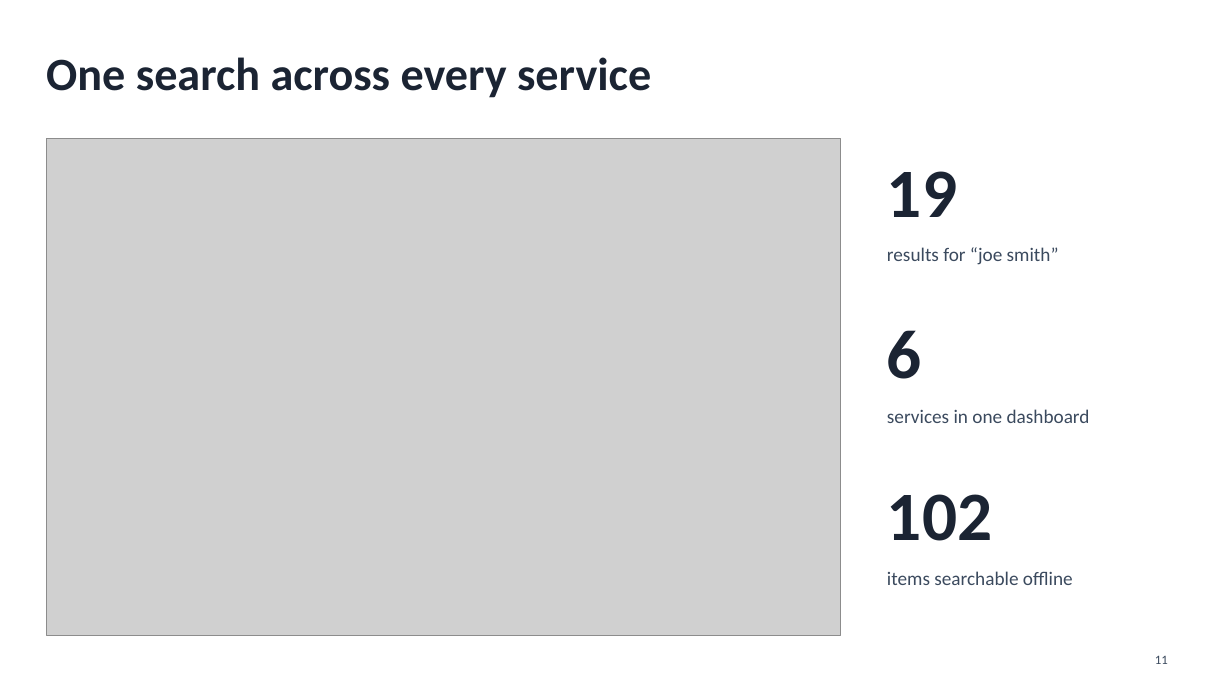
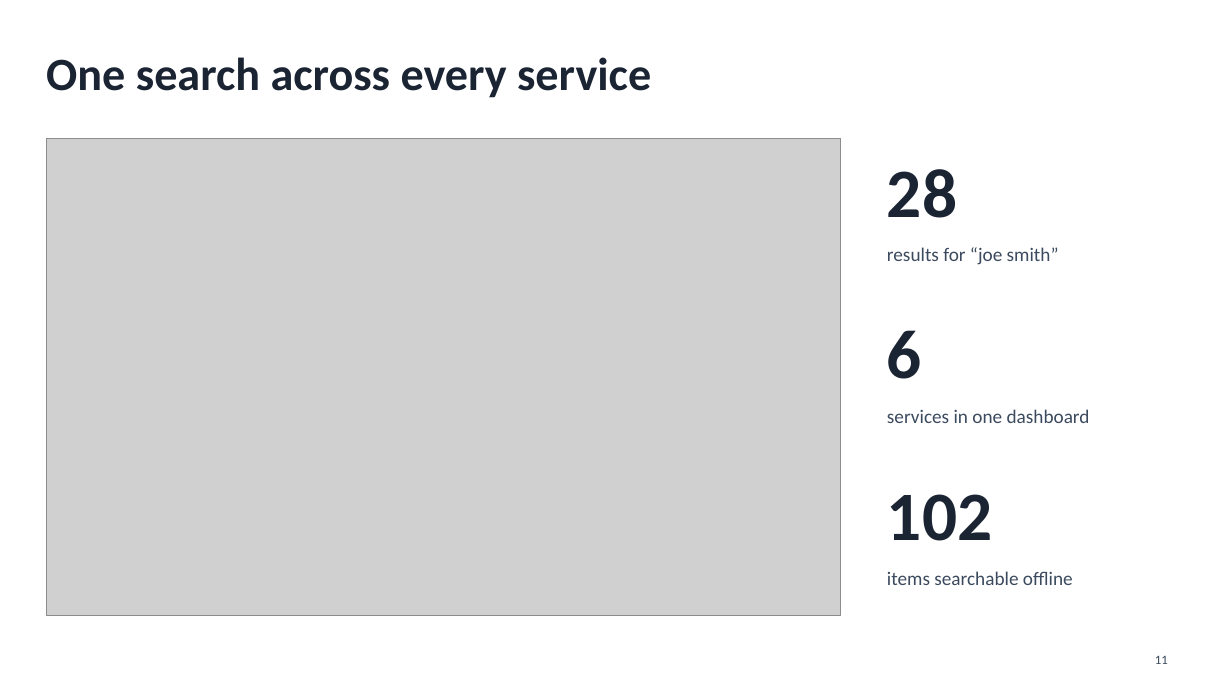
Before and after one commit to abrahamaiproject-bit/Ai-Homework3-Abraham, a slide deck: slide 11 of Homework3_Presentation.pptx. Drawn at 1232x693 pixels with LibreOffice and Linux fonts; fonts in the diff are those of the drawing; grey boxes stand for pictures. Boxes give left, top, right and bottom in pixels: in the first picture for what was removed or moved away, otherwise in the second. Text is boxed around its words. In the diff, an @@ line names an element or a change of style, - is before the commit and + after.

Commit message:
Update search screenshot

```diff
--- a/Homework3_Presentation.pptx
+++ b/Homework3_Presentation.pptx
@@ picture: place and size @@
-picture at box(46, 139, 841, 636)
+picture at box(46, 139, 841, 616)
@@ text at box(887, 169, 957, 218): text changed @@
-19
+28
```
Also in this commit, not shown: 1 other file.
